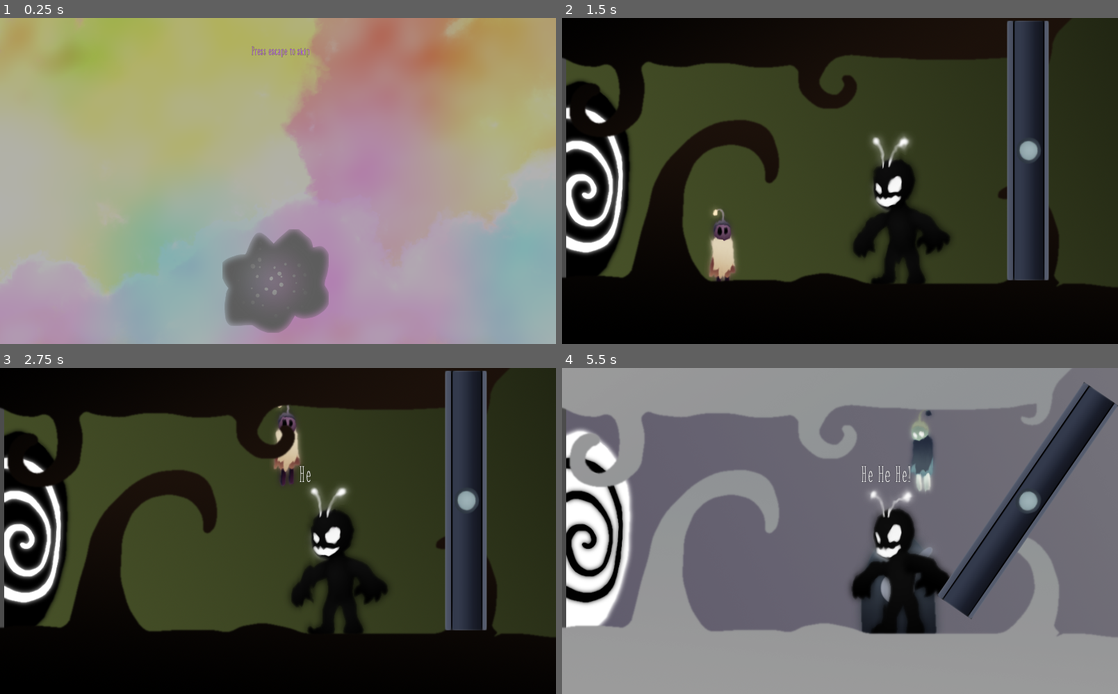
Above: before the commit, frames 1-4 (two rows, left to right).
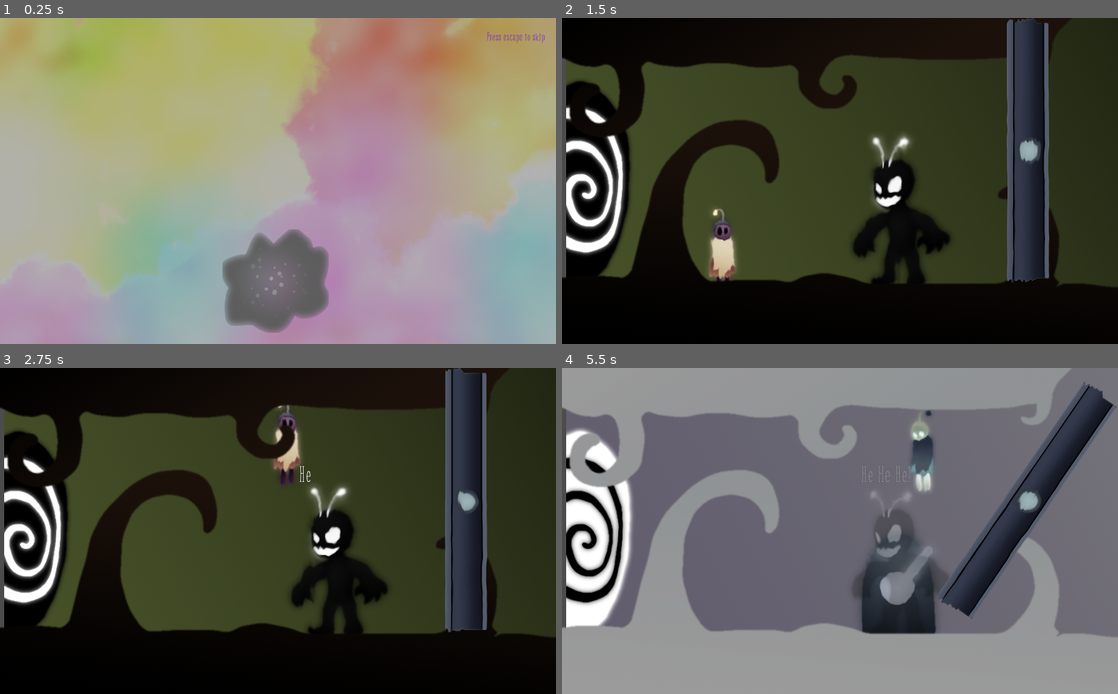
Above: after the commit, the same moments.

Repository: Dimension-Omega/misty-marshes
Game: Godot game, scene res://data/main/Main.tscn
Two runs of this game, one before a commit and one after it. Both use one fixed random seed, a clock stepped at 60 frames per second and the inputs below.
Inputs:
- Up to frame 1 (0.25 s): no input
- Up to frame 2 (1.5 s): tap Enter (ui_accept) at 0.5 s; hold Right (right) 0.53-1.25 s; hold Space (duality) 0.53-1.25 s; tap Up (jump) at 0.77 s; click "1" at 1.25 s
- Up to frame 3 (2.75 s): hold Right (right) from 2.03 s (still down); tap 1 at 2.1 s; tap Up (jump) at 2.27 s
- Up to frame 4 (5.5 s): release Right (right) at 2.78 s; hold A (left) 2.78-3.53 s; tap 2 at 2.85 s; hold Right (right) 3.53-5.03 s; tap 5 at 3.6 s; tap Up (jump) at 3.77, 4.52, 5.27 s; tap 6 at 4.35 s; hold A (left) from 5.03 s (still down); tap I at 5.1 s

The runs differ from the first frame. In frame 1, 0.2% of the frame differs, in the area x 45-98%, y 4-12%; in frame 2, 0.3%; in frame 3, 0.4%; in frame 4, 3.6%, in the area x 51-100%, y 4-82%.

Commit message:
Mute option on main menu, more shader entities and export config

Diff:
--- a/data/elements/boulders/boulder.tscn
+++ b/data/elements/boulders/boulder.tscn
@@ -1,7 +1,8 @@
-[gd_scene load_steps=6 format=2]
+[gd_scene load_steps=7 format=2]
 
 [ext_resource path="res://data/elements/boulders/boulder.png" type="Texture" id=1]
 [ext_resource path="res://data/elements/boulders/boulder.gd" type="Script" id=2]
+[ext_resource path="res://data/shaders/wobbly_shader.tres" type="Material" id=3]
 
 [sub_resource type="RectangleShape2D" id=1]
 extents = Vector2( 80, 200 )
@@ -46,6 +47,7 @@
 shape = SubResource( 1 )
 
 [node name="Boulder" type="Sprite" parent="."]
+material = ExtResource( 3 )
 texture = ExtResource( 1 )
 
 [node name="AnimationPlayer" type="AnimationPlayer" parent="."]
--- a/data/elements/gates/gate.tscn
+++ b/data/elements/gates/gate.tscn
@@ -1,7 +1,8 @@
-[gd_scene load_steps=7 format=2]
+[gd_scene load_steps=8 format=2]
 
 [ext_resource path="res://data/elements/gates/gate.png" type="Texture" id=1]
 [ext_resource path="res://data/elements/gates/gate.gd" type="Script" id=2]
+[ext_resource path="res://data/shaders/wobbly_shader.tres" type="Material" id=3]
 
 [sub_resource type="RectangleShape2D" id=1]
 extents = Vector2( 215, 30 )
@@ -52,6 +53,7 @@
 }
 
 [node name="Gate" type="KinematicBody2D"]
+material = ExtResource( 3 )
 z_index = 10
 script = ExtResource( 2 )
 
@@ -60,6 +62,7 @@
 shape = SubResource( 1 )
 
 [node name="Gate" type="Sprite" parent="."]
+use_parent_material = true
 texture = ExtResource( 1 )
 offset = Vector2( 5, 0 )
 
--- a/data/elements/secret/secret.tscn
+++ b/data/elements/secret/secret.tscn
@@ -1,7 +1,8 @@
-[gd_scene load_steps=6 format=2]
+[gd_scene load_steps=7 format=2]
 
 [ext_resource path="res://data/elements/coins/coin.png" type="Texture" id=1]
 [ext_resource path="res://data/elements/secret/secret.gd" type="Script" id=2]
+[ext_resource path="res://data/shaders/wobbly_shader.tres" type="Material" id=3]
 
 [sub_resource type="RectangleShape2D" id=1]
 extents = Vector2( 50, 50 )
@@ -70,6 +71,7 @@
 shape = SubResource( 1 )
 
 [node name="Sprite" type="Sprite" parent="."]
+material = ExtResource( 3 )
 scale = Vector2( 0.7, 0.7 )
 texture = ExtResource( 1 )
 
--- a/data/elements/switches/switch.tscn
+++ b/data/elements/switches/switch.tscn
@@ -1,13 +1,15 @@
-[gd_scene load_steps=5 format=2]
+[gd_scene load_steps=6 format=2]
 
 [ext_resource path="res://data/elements/switches/switch_on.png" type="Texture" id=1]
 [ext_resource path="res://data/elements/switches/switch_off.png" type="Texture" id=2]
 [ext_resource path="res://data/elements/switches/switch.gd" type="Script" id=3]
+[ext_resource path="res://data/shaders/wobbly_shader.tres" type="Material" id=4]
 
 [sub_resource type="RectangleShape2D" id=1]
 extents = Vector2( 50, 130 )
 
 [node name="Switch" type="Area2D" groups=["always interactable", "duality", "interactable"]]
+material = ExtResource( 4 )
 collision_layer = 2048
 collision_mask = 0
 monitoring = false
@@ -18,7 +20,9 @@
 shape = SubResource( 1 )
 
 [node name="SwitchOff" type="Sprite" parent="."]
+use_parent_material = true
 texture = ExtResource( 2 )
 
 [node name="SwitchOn" type="Sprite" parent="."]
+use_parent_material = true
 texture = ExtResource( 1 )
--- a/data/elements/villain/villain.tscn
+++ b/data/elements/villain/villain.tscn
@@ -51,6 +51,18 @@
 "update": 0,
 "values": [ 0 ]
 }
+tracks/3/type = "value"
+tracks/3/path = NodePath(".:modulate")
+tracks/3/interp = 1
+tracks/3/loop_wrap = true
+tracks/3/imported = false
+tracks/3/enabled = true
+tracks/3/keys = {
+"times": PoolRealArray( 0 ),
+"transitions": PoolRealArray( 1 ),
+"update": 0,
+"values": [ Color( 1, 1, 1, 1 ) ]
+}
 
 [sub_resource type="Animation" id=2]
 resource_name = "laugh"
@@ -78,6 +90,18 @@
 "transitions": PoolRealArray( 1 ),
 "update": 1,
 "values": [ true ]
+}
+tracks/2/type = "value"
+tracks/2/path = NodePath(".:modulate")
+tracks/2/interp = 1
+tracks/2/loop_wrap = true
+tracks/2/imported = false
+tracks/2/enabled = true
+tracks/2/keys = {
+"times": PoolRealArray( 0, 4.8, 6 ),
+"transitions": PoolRealArray( 1, 1, 1 ),
+"update": 0,
+"values": [ Color( 1, 1, 1, 1 ), Color( 1, 1, 1, 1 ), Color( 1, 1, 1, 0 ) ]
 }
 
 [node name="Villain" type="Node2D"]
--- a/data/intro/Intro.gd
+++ b/data/intro/Intro.gd
@@ -19,5 +19,4 @@
 	var camera : Camera2D = get_tree().get_nodes_in_group('camera')[0]
 	camera.current = true
 	emit_signal("complete")
-	print('completed')
 	queue_free()
--- a/data/intro/Intro.tscn
+++ b/data/intro/Intro.tscn
@@ -356,10 +356,10 @@
 bus = "Music"
 
 [node name="Label" type="Label" parent="."]
-margin_left = -83.0
-margin_top = -402.0
-margin_right = 96.0
-margin_bottom = -349.0
+margin_left = 653.0
+margin_top = -447.0
+margin_right = 838.0
+margin_bottom = -394.0
 text = "Press escape to skip"
 __meta__ = {
 "_edit_use_anchors_": false
--- a/data/levels/3/level_3.tscn
+++ b/data/levels/3/level_3.tscn
@@ -66,7 +66,7 @@
 shape = SubResource( 1 )
 
 [node name="RightPolygon" type="CollisionPolygon2D" parent="StaticBody2D"]
-polygon = PoolVector2Array( 625, -223, 1033, -241, 1041, 197, 931, 127, 701, 135, 603, 81, 579, -55, 597, -153 )
+polygon = PoolVector2Array( 1030, -147, 1041, 197, 931, 127, 701, 135, 603, 81, 579, -55, 601, -149 )
 
 [node name="TopPolygon" type="CollisionPolygon2D" parent="StaticBody2D"]
 polygon = PoolVector2Array( 26, -610, 32, -203, -452, -197, -460, -279, -268, -285, -265, -607 )
@@ -85,11 +85,11 @@
 [node name="entities" type="Node2D" parent="."]
 
 [node name="Gate" parent="entities" instance=ExtResource( 7 )]
-position = Vector2( 797, -503 )
+position = Vector2( 602, -143 )
 initial_pos = 1
 
 [node name="Gate2" parent="entities" instance=ExtResource( 7 )]
-position = Vector2( -485, -415 )
+position = Vector2( -464, -246 )
 initial_pos = 1
 
 [node name="Switch" parent="entities" instance=ExtResource( 5 )]
@@ -104,7 +104,7 @@
 only_on_black = true
 
 [node name="Target" parent="entities" instance=ExtResource( 6 )]
-position = Vector2( 933, -289 )
+position = Vector2( 922, -213 )
 
 [node name="Secret" parent="entities" instance=ExtResource( 14 )]
 position = Vector2( -368, -369 )
--- a/data/main/Main.gd
+++ b/data/main/Main.gd
@@ -110,21 +110,14 @@
 	var whiteNodes = get_tree().get_nodes_in_group('white')
 	var blackNodes = get_tree().get_nodes_in_group('black')
 	var toWhite : bool = color == 'white'
-
 	var _tweenRemoveError = tween.remove_all()
-
 	for whiteNode in whiteNodes:
-		#print('white: ', whiteNode.name)
 		set_world_element(whiteNode, toWhite, duration)
 	for blackNode in blackNodes:
-		#print('black: ', blackNode.name)
 		set_world_element(blackNode, not toWhite, duration)
-
-	# print('The world is changing to ', color)
 	get_tree().call_group('duality', 'the_world_is_changing', color)
 	world_color = color
 	var _tweenStartError = tween.start()
-
 	timer.start(duration + EXTRA_COYOTE_TIME)
 	if not timer.is_connected("timeout", self, '_on_Timer_timeout'):
 		var _connErr = timer.connect("timeout", self, '_on_Timer_timeout')
--- a/data/menu/GameMenu.gd
+++ b/data/menu/GameMenu.gd
@@ -1,12 +1,17 @@
 extends Control
+
+const AUDIO_MASTER_BUS := 0
 
 func _ready():
 	$Panel/Buttons/VBoxContainer/Continue.grab_focus()
+	var isMute : bool = AudioServer.is_bus_mute(AUDIO_MASTER_BUS)
+	$Panel/Buttons/VBoxContainer/Mute.text = 'Unmute' if isMute else 'Mute'
 
 func _on_Continue_pressed():
 	queue_free()
 
 func _on_Mute_pressed():
+	AudioServer.set_bus_mute(AUDIO_MASTER_BUS, not AudioServer.is_bus_mute(AUDIO_MASTER_BUS))
 	queue_free()
 
 func _on_Exit_pressed():
--- a/data/menu/MainMenu.gd
+++ b/data/menu/MainMenu.gd
@@ -10,6 +10,7 @@
 	$LevelsPanel/GridContainer/Level2/MarginContainer/HBoxContainer/Level_2,
 	$LevelsPanel/GridContainer/Level3/MarginContainer/HBoxContainer/Level_3,
 ]
+const AUDIO_MASTER_BUS := 0
 
 var main
 
@@ -51,3 +52,7 @@
 	$HelpPanel.visible = true
 	buttons.visible = false
 	last_panel = 'help'
+
+
+func _on_MuteButton_pressed():
+	AudioServer.set_bus_mute(AUDIO_MASTER_BUS, not AudioServer.is_bus_mute(AUDIO_MASTER_BUS))
--- a/data/menu/MainMenu.tscn
+++ b/data/menu/MainMenu.tscn
@@ -429,6 +429,14 @@
 __meta__ = {
 "_edit_use_anchors_": false
 }
+
+[node name="MuteButton" type="Button" parent="."]
+margin_left = 15.0
+margin_top = 15.0
+margin_right = 73.0
+margin_bottom = 74.0
+text = "Mute"
+flat = true
 
 [node name="AudioStreamPlayer" type="AudioStreamPlayer" parent="."]
 stream = ExtResource( 9 )
@@ -447,3 +455,4 @@
 [connection signal="pressed" from="HelpPanel/BackButton" to="HelpPanel" method="_on_BackButton_pressed"]
 [connection signal="visibility_changed" from="CreditsPanel" to="CreditsPanel" method="_on_Panel_visibility_changed"]
 [connection signal="pressed" from="CreditsPanel/BackButton" to="CreditsPanel" method="_on_BackButton_pressed"]
+[connection signal="pressed" from="MuteButton" to="." method="_on_MuteButton_pressed"]
--- a/project.godot
+++ b/project.godot
@@ -22,7 +22,8 @@
 
 config/name="MistyMarshes"
 run/main_scene="res://data/main/Main.tscn"
-config/icon="res://icon.png"
+config/icon="res://icons/mm_ico_256.png"
+config/windows_native_icon="res://icons/mm_ico_256.ico"
 
 [display]
 
Not shown, added: export_presets.cfg
Not shown, added: icons/mm_ico_256.png.import
